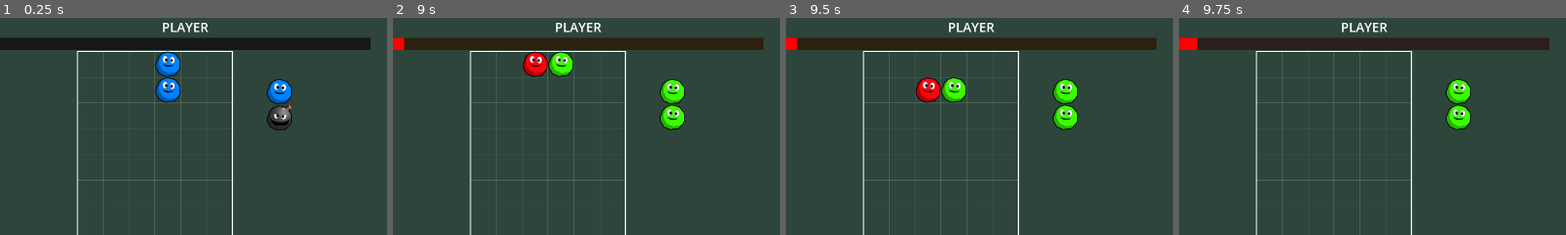
Above: before the commit, frames 1-4 (left to right).
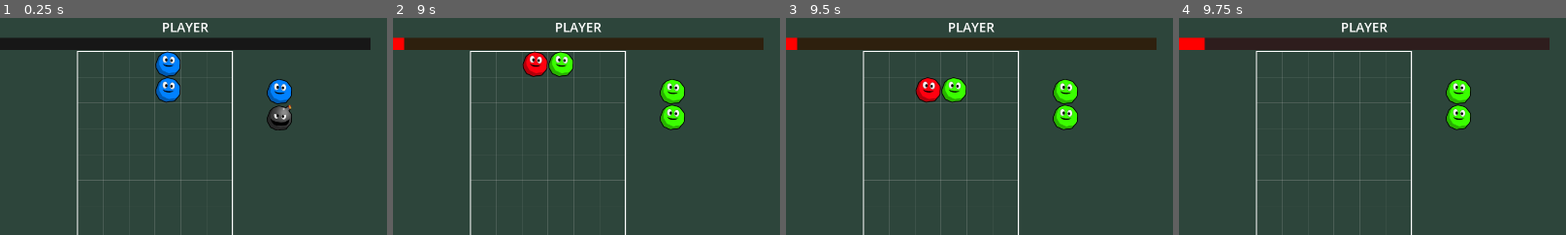
Above: after the commit, the same moments.

Repository: csmallfield/PuyoPuyo
Game: Godot game, scene res://scenes/VSMode.tscn
The game is run twice, just before and just after one commit, with the same random seed, the same clock (stepped at 60 frames per second) and the same inputs. This scene is started directly instead of the project's main scene. The engine's default icon, where the game draws it, is replaced by a stand-in: a white triangle on a blue panel in a dark square.
Inputs:
- Up to frame 1 (0.25 s): no input
- Up to frame 2 (9 s): tap Enter at 0.5 s; hold Right (move_right) 0.53-1.28 s; hold Space (fast_drop) 0.53-1.28 s; hold Down (move_down) 1.28-2.03 s; tap Up (rotate_piece) every 1.5 s from 1.35 to 8.85 s; hold Space (fast_drop) 2.03-2.78 s; hold Right (move_right) 2.03-3.53 s; hold Space (fast_drop) 3.53-4.28 s; hold Left (move_left) 3.53-5.03 s; hold Down (move_down) 5.03-5.78 s; hold Space (fast_drop) 5.03-5.78 s; hold Right (move_right) 5.78-8.03 s; hold Space (fast_drop) 6.53-7.28 s; tap R (restart) at 7.25 s; hold Down (move_down) 8.03-8.78 s; hold Space (fast_drop) 8.03-8.78 s; hold Left (move_left) from 8.78 s (still down)
- Up to frame 3 (9.5 s): keep holding Left (move_left)
- Up to frame 4 (9.75 s): tap R (restart) at 9.5 s; release Left (move_left) at 9.53 s; hold Right (move_right) from 9.53 s (still down); hold Space (fast_drop) from 9.53 s (still down)
The pictures show only the part of the screen within x 0-50%, y 0-50%; the shares and areas given below are measured in that part.

Frames 1-3 are identical in both runs. In frame 4, 0.1% of the frame differs, in the area x 4-7%, y 8-15%.

Commit message:
added level 2 AI, where it tries to recognize chain creation better.

Diff:
--- a/puyopuyo_prototype/scripts/AIController.gd
+++ b/puyopuyo_prototype/scripts/AIController.gd
@@ -13,7 +13,8 @@
 }
 
 # Main difficulty setting
-var ai_difficulty = Difficulty.LEVEL_1
+#var ai_difficulty = Difficulty.LEVEL_1
+var ai_difficulty = Difficulty.LEVEL_2
 
 # Feature flags - can be toggled individually for testing
 var use_color_adjacency = true
@@ -107,17 +108,25 @@
 	move_animation_speed = 0.15
 
 func configure_level_2():
-	"""Chain-aware AI (future implementation)"""
-	configure_level_1()  # Start with Level 1 settings
-
+	"""Chain-aware AI with lookahead"""
+	# Start with Level 1 settings
+	configure_level_1()
+
+	# Enable Level 2 features
 	use_next_piece_lookahead = true
 	use_chain_detection = true
 
-	# Increase strategic weights
-	weight_group_of_three = 300.0
+	# Increase strategic weights - more aggressive play
 	weight_color_adjacency = 70.0
-
-	move_delay = 0.4
+	weight_group_of_three = 400.0
+	weight_group_of_two = 100.0
+	weight_height_penalty = 6.0
+	weight_height_variance = 20.0
+	weight_center_preference = 8.0
+	weight_random_variety = 2.0
+
+	# Slightly faster
+	move_delay = 0.3
 	move_animation_speed = 0.08
 
 func configure_level_3():
@@ -226,14 +235,12 @@
 	if use_height_variance:
 		score += evaluate_height_variance(landing_positions)
 
-	# LEVEL 2+ FEATURES (future)
+	# LEVEL 2+ FEATURES
 	if use_next_piece_lookahead:
-		# score += evaluate_next_piece(landing_positions, pieces)
-		pass
+		score += evaluate_next_piece_lookahead(landing_positions, pieces)
 
 	if use_chain_detection:
-		# score += evaluate_chain_potential(landing_positions, pieces)
-		pass
+		score += evaluate_chain_potential(landing_positions, pieces)
 
 	# Random variety factor
 	score += randf() * weight_random_variety
@@ -427,6 +434,214 @@
 		var distance_from_center = abs(pos.x - center)
 		# Small bonus for being near center (gives flexibility)
 		score += (3 - distance_from_center) * weight_center_preference
+
+	return score
+
+func evaluate_chain_potential(landing_positions: Array, pieces: Array) -> float:
+	"""Evaluate if this placement could trigger a chain reaction"""
+	if not use_chain_detection:
+		return 0.0
+
+	var score = 0.0
+
+	# Simulate placing these pieces and check if they would cause matches
+	# that lead to further matches (chains)
+
+	# For each piece we're placing
+	for i in range(landing_positions.size()):
+		var pos = landing_positions[i]
+		var piece = pieces[i]
+
+		# Skip bombs and bubbles
+		if piece.is_bomb or piece.is_bubble:
+			continue
+
+		var color = piece.color
+
+		# Check if placing this piece completes a match
+		var would_complete_match = false
+		var match_size = count_connected_group(pos, color, landing_positions, pieces)
+
+		if match_size >= 4:
+			would_complete_match = true
+
+			# Now check if clearing this match would cause pieces above to fall
+			# and create another match (chain detection)
+			var chain_potential = detect_chain_after_clear(pos, color, landing_positions, pieces)
+
+			if chain_potential > 0:
+				score += 500.0 * chain_potential  # HUGE bonus for chain setups
+				print("AI detected chain potential: ", chain_potential, " chains!")
+
+	return score
+
+func detect_chain_after_clear(clear_pos: Vector2, clear_color: Color, landing_positions: Array, pieces: Array) -> int:
+	"""Detect if clearing a match at this position would cause a chain"""
+	var chain_count = 0
+
+	# Get all positions that would be cleared
+	var positions_to_clear = get_positions_in_match(clear_pos, clear_color, landing_positions, pieces)
+
+	# Check positions above the cleared area
+	for clear_position in positions_to_clear:
+		# Look at pieces above this cleared position
+		for check_y in range(int(clear_position.y) - 1, -1, -1):
+			var check_pos = Vector2(clear_position.x, check_y)
+			var piece_above = get_piece_at_position(check_pos, landing_positions, pieces)
+
+			if piece_above and not piece_above.is_bomb and not piece_above.is_bubble:
+				# Simulate this piece falling down
+				var fall_to_y = find_fall_position_after_clear(check_pos, positions_to_clear)
+				var fallen_pos = Vector2(check_pos.x, fall_to_y)
+
+				# Check if this fallen piece would form a new match
+				var new_match_size = count_connected_group_after_fall(fallen_pos, piece_above.color, positions_to_clear, landing_positions, pieces)
+
+				if new_match_size >= 4:
+					chain_count += 1
+					# Could recursively check for longer chains, but that's expensive
+					# For now, just detect 2-chains
+					break
+
+	return min(chain_count, 2)  # Cap detection at 2-chains for performance
+
+func get_positions_in_match(start_pos: Vector2, color: Color, landing_positions: Array, pieces: Array) -> Array:
+	"""Get all positions that are part of a match group"""
+	var positions = []
+	var visited = {}
+	var stack = [start_pos]
+
+	while stack.size() > 0:
+		var pos = stack.pop_back()
+
+		if visited.has(pos):
+			continue
+
+		if pos.x < 0 or pos.x >= GameState.grid_width or pos.y < 0 or pos.y >= GameState.grid_height:
+			continue
+
+		var piece_here = get_piece_at_position(pos, landing_positions, pieces)
+		if not piece_here or piece_here.is_bomb or piece_here.is_bubble:
+			continue
+		if piece_here.color != color:
+			continue
+
+		visited[pos] = true
+		positions.append(pos)
+
+		# Add adjacent positions
+		stack.append(Vector2(pos.x + 1, pos.y))
+		stack.append(Vector2(pos.x - 1, pos.y))
+		stack.append(Vector2(pos.x, pos.y + 1))
+		stack.append(Vector2(pos.x, pos.y - 1))
+
+	return positions
+
+func find_fall_position_after_clear(pos: Vector2, cleared_positions: Array) -> int:
+	"""Find where a piece would fall after certain positions are cleared"""
+	var fall_y = int(pos.y)
+
+	# Move down until we hit something that isn't being cleared
+	while fall_y + 1 < GameState.grid_height:
+		var check_pos = Vector2(pos.x, fall_y + 1)
+
+		# Check if this position is being cleared
+		var is_cleared = false
+		for cleared in cleared_positions:
+			if cleared == check_pos:
+				is_cleared = true
+				break
+
+		if is_cleared:
+			fall_y += 1
+			continue
+
+		# Check if there's a piece here
+		if grid.grid_data[fall_y + 1][int(pos.x)] != null:
+			break
+
+		fall_y += 1
+
+	return fall_y
+
+func count_connected_group_after_fall(fallen_pos: Vector2, color: Color, cleared_positions: Array, landing_positions: Array, pieces: Array) -> int:
+	"""Count connected group size after pieces have fallen"""
+	var visited = {}
+	var stack = [fallen_pos]
+	var count = 0
+
+	while stack.size() > 0:
+		var pos = stack.pop_back()
+
+		if visited.has(pos):
+			continue
+
+		if pos.x < 0 or pos.x >= GameState.grid_width or pos.y < 0 or pos.y >= GameState.grid_height:
+			continue
+
+		# Skip if this position was cleared
+		var is_cleared = false
+		for cleared in cleared_positions:
+			if cleared == pos:
+				is_cleared = true
+				break
+		if is_cleared:
+			continue
+
+		var piece_here = get_piece_at_position(pos, landing_positions, pieces)
+		if not piece_here or piece_here.is_bomb or piece_here.is_bubble:
+			continue
+		if piece_here.color != color:
+			continue
+
+		visited[pos] = true
+		count += 1
+
+		stack.append(Vector2(pos.x + 1, pos.y))
+		stack.append(Vector2(pos.x - 1, pos.y))
+		stack.append(Vector2(pos.x, pos.y + 1))
+		stack.append(Vector2(pos.x, pos.y - 1))
+
+	return count
+
+func evaluate_next_piece_lookahead(landing_positions: Array, pieces: Array) -> float:
+	"""Evaluate how well this placement sets up for the next piece"""
+	if not use_next_piece_lookahead:
+		return 0.0
+
+	var score = 0.0
+
+	# Get the next piece from the grid
+	if not grid.next_piece_pair:
+		return 0.0
+
+	var next_pieces = grid.next_piece_pair.get_pieces()
+
+	# For each piece we're placing now
+	for i in range(landing_positions.size()):
+		var pos = landing_positions[i]
+		var piece = pieces[i]
+
+		if piece.is_bomb or piece.is_bubble:
+			continue
+
+		var current_color = piece.color
+
+		# Check if next pieces match this color
+		for next_piece in next_pieces:
+			if next_piece.is_bomb or next_piece.is_bubble:
+				continue
+
+			if next_piece.color == current_color:
+				# Good! Next piece can connect with this one
+				score += 30.0
+
+				# Even better if we're building a group
+				var group_size = count_connected_group(pos, current_color, landing_positions, pieces)
+				if group_size == 2:
+					score += 50.0  # Next piece could complete a trio
+				elif group_size == 3:
+					score += 100.0  # Next piece could trigger a match!
 
 	return score
 
--- a/puyopuyo_prototype/scripts/GameState.gd
+++ b/puyopuyo_prototype/scripts/GameState.gd
@@ -96,8 +96,8 @@
 var generate_ahead = 50  # How many pieces to generate ahead
 
 # Nuisance/Garbage system settings
-var nuisance_points_per_piece = 6  # Points awarded per piece cleared (lower points is less garbage, more is heavy garbage game)
-var nuisance_points_per_garbage_row = 90  # Points needed to send 1 row of garbage (6 bubbles) more points needed helps
+var nuisance_points_per_piece = 7  # Points awarded per piece cleared (lower points is less garbage, more is heavy garbage game)
+var nuisance_points_per_garbage_row = 80  # Points needed to send 1 row of garbage (6 bubbles) more points needed helps
 
 # Chain multipliers - exponential scaling for powerful chains
 var chain_multipliers = [
